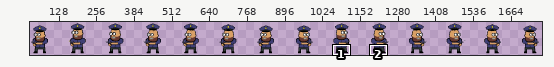
Two versions of one pixel-art file, Assets/Aseprite/Cop_enemy_shoot_ew-Sheet.aseprite. The first picture is a wide view before the edit; the outline marks the close-up.
Close-up. The starting point:
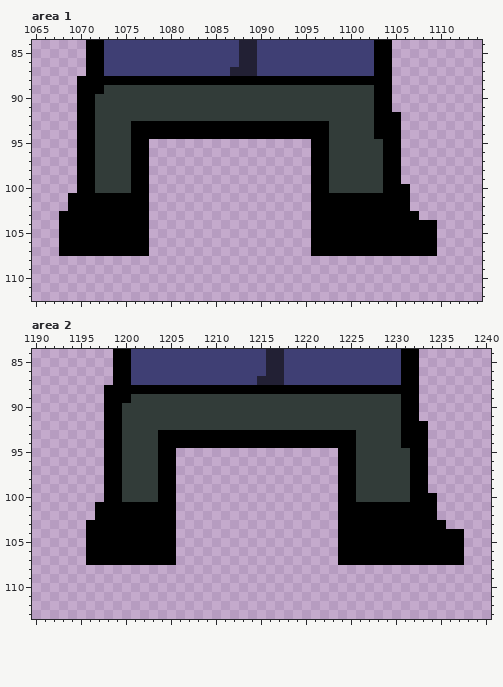
1792x128 pixels, 1 frame. Colours within 5 levels of each other are drawn and written as one. Shown: area 1: x 1065..1114, y 84..112; area 2: x 1190..1240, y 84..113. The wide view leaves out empty margins. The commit also changed other parts of the picture, which this record leaves out.
The same view after the edit:
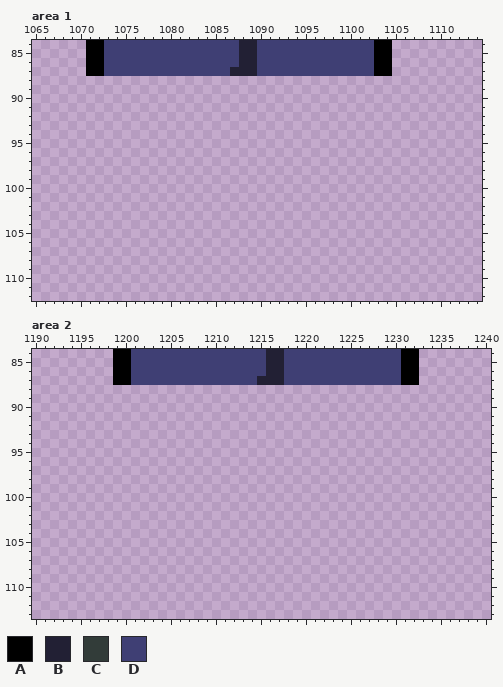
Palette (. is transparent): A #000000  B #222034  C #323c39  D #3f3f74
Diff:
Changed rows in their new state; - is an unchanged pixel.
Area 1:
first column x 1068:
 88 --...................................-----
 89 --...................................-----
 90 --...................................-----
 91 --...................................-----
 92 --....................................----
 93 --....................................----
 94 --....................................----
 95 --........------------------..........----
 96 --........------------------..........----
 97 --........------------------..........----
 98 --........------------------..........----
 99 --........------------------..........----
100 --........------------------...........---
101 -.........------------------...........---
102 -.........------------------...........---
103 ..........------------------............--
104 ..........------------------..............
105 ..........------------------..............
106 ..........------------------..............
107 ..........------------------..............
Area 2:
first column x 1196:
 88 --...................................-----
 89 --...................................-----
 90 --...................................-----
 91 --...................................-----
 92 --....................................----
 93 --....................................----
 94 --....................................----
 95 --........------------------..........----
 96 --........------------------..........----
 97 --........------------------..........----
 98 --........------------------..........----
 99 --........------------------..........----
100 --........------------------...........---
101 -.........------------------...........---
102 -.........------------------...........---
103 ..........------------------............--
104 ..........------------------..............
105 ..........------------------..............
106 ..........------------------..............
107 ..........------------------..............
Changed places in both close-ups, as pixel boxes (x1, y1, x2, y2):
erased: (59, 76, 437, 256)
erased: (86, 385, 464, 565)
